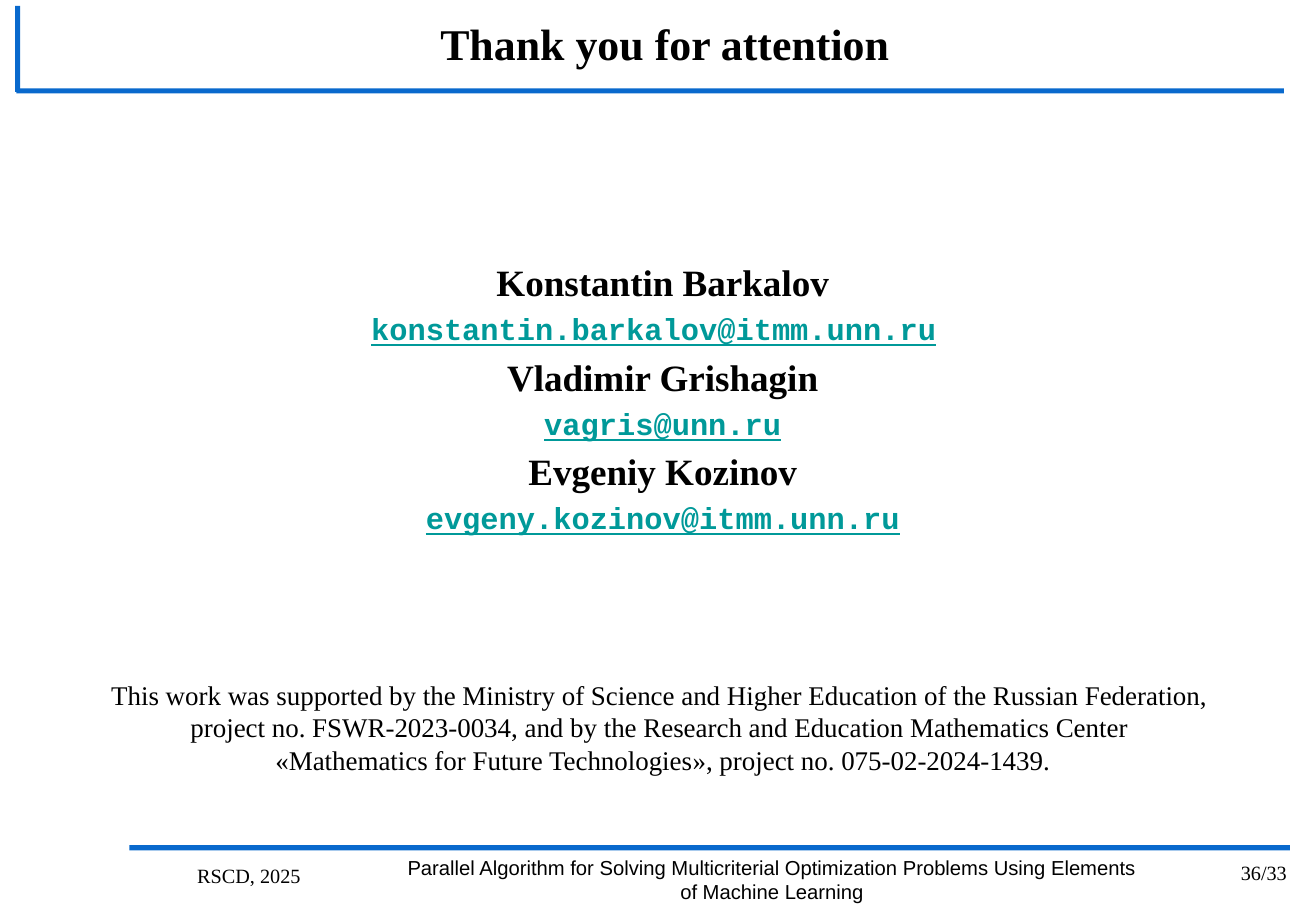
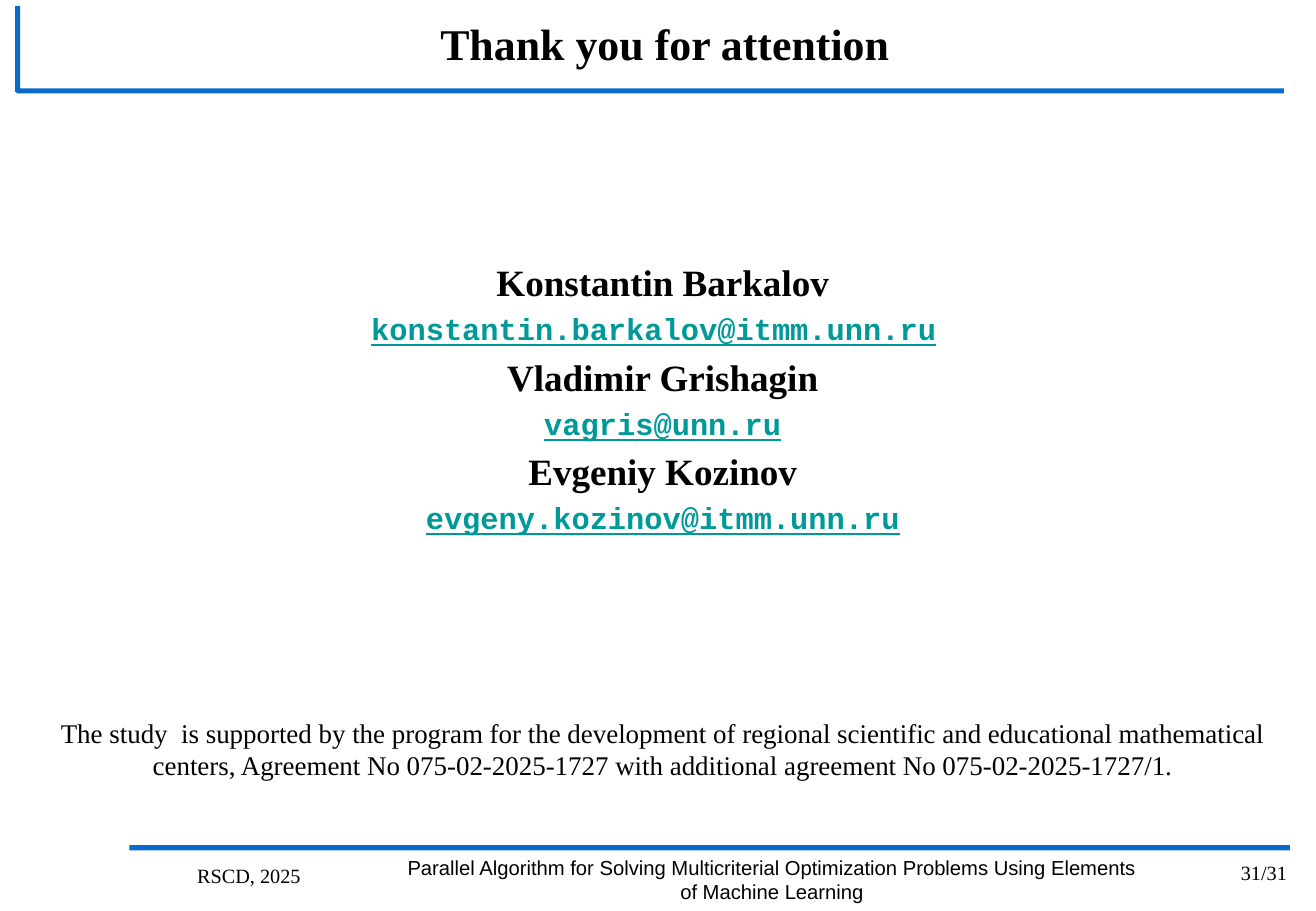
Before and after one commit to kabarkalov/GlobOptPapers, a slide deck: slide 31 of 2025/RSCD_MCO/RSCD25.pptx (slide 36 before the commit). Drawn at 1316x911 pixels with LibreOffice and Linux fonts; fonts in the diff are those of the drawing; background and template pictures are left out. Boxes give left, top, right and bottom in pixels: in the first picture for what was removed or moved away, otherwise in the second. Text is boxed around its words. In the diff, an @@ line names an element or a change of style, - is before the commit and + after.

```diff
--- a/2025/RSCD_MCO/RSCD25.pptx
+++ b/2025/RSCD_MCO/RSCD25.pptx
@@ text at [61, 724, 1264, 781]: text changed @@
-  This work was supported by the Ministry of Science and Higher Education of the Russian Federation,
-  project no. FSWR-2023-0034, and by the Research and Education Mathematics Center
-  «Mathematics for Future Technologies», project no. 075-02-2024-1439.
+  The study is supported by the program for the development of regional scientific and educational mathematical centers, Agreement No 075-02-2025-1727 with additional agreement No 075-02-2025-1727/1.
@@ page number at [1241, 866, 1287, 881]: text changed @@
-36/33
+31/31
```
Also in this commit, not shown: 16 other slides changed, 1 slide added, 6 slides removed.
